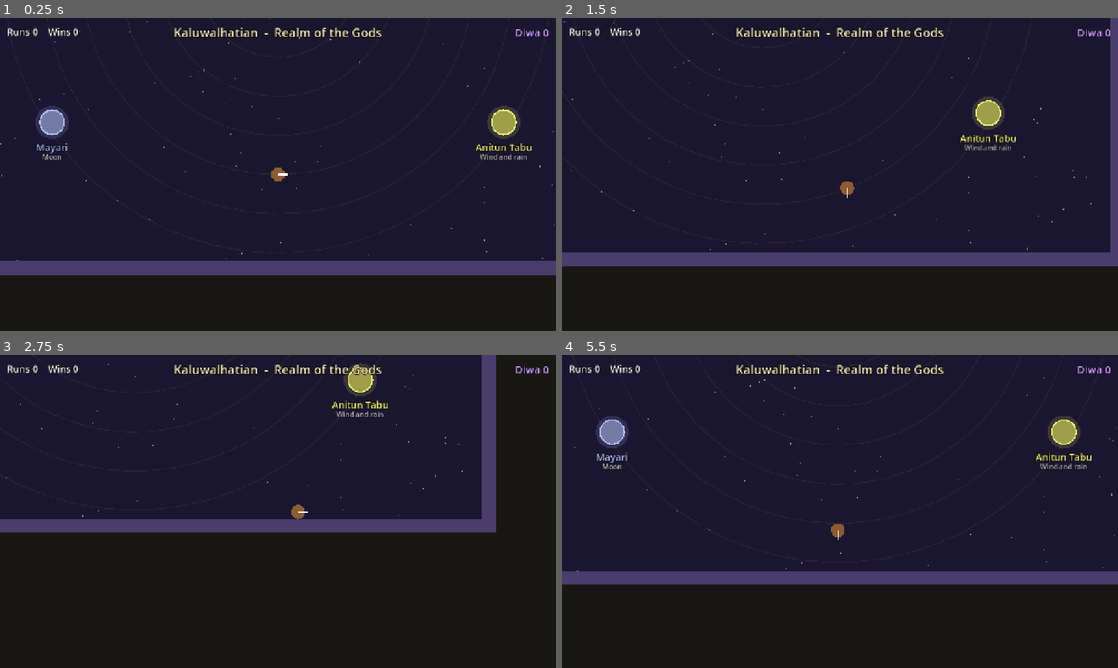
Above: before the commit, frames 1-4 (two rows, left to right).
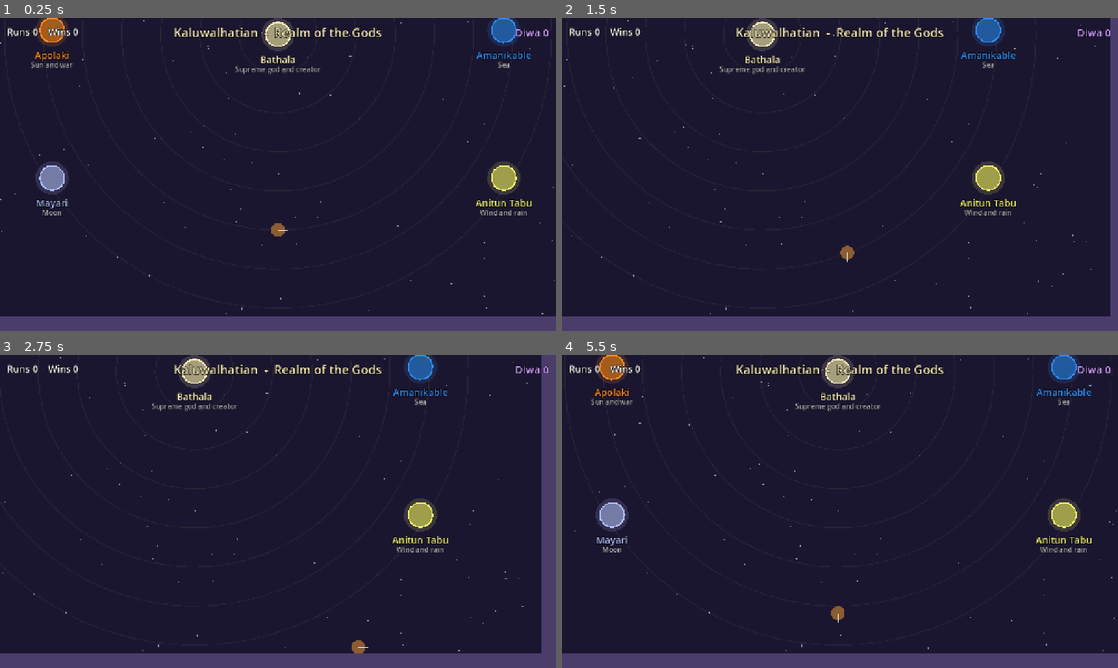
Above: after the commit, the same moments.

Repository: madridkarlbien-hub/Survey
Game: Godot game, scene res://scenes/hub/hub.tscn
The game is run twice, just before and just after one commit, with the same random seed, the same clock (stepped at 60 frames per second) and the same inputs.
Inputs:
- Up to frame 1 (0.25 s): no input
- Up to frame 2 (1.5 s): tap Enter at 0.5 s; hold D (move_right) 0.53-1.28 s; hold E (interact) 0.53-1.28 s; hold S (move_down) from 1.28 s (still down); tap 1 at 1.35 s
- Up to frame 3 (2.75 s): release S (move_down) at 2.03 s; hold D (move_right) from 2.03 s (still down); hold E (interact) from 2.03 s (still down)
- Up to frame 4 (5.5 s): release D (move_right) at 2.78 s; release E (interact) at 2.78 s; hold W (move_up) 2.78-3.53 s; tap 1 at 2.85, 4.35 s; hold E (interact) 3.53-4.28 s; hold A (move_left) 3.53-5.03 s; hold S (move_down) from 5.03 s (still down); hold E (interact) from 5.03 s (still down)

The runs differ from the first frame. In frame 1, 27% of the frame differs, in the area x 0-100%, y 0-100%; in frame 2, 28%; in frame 3, 57%; in frame 4, 36%.

Commit message:
Keep the camera inside rooms and hide the shrine prompt behind its menu
Co-Authored-By: Claude Opus 5.5 <noreply@anthropic.com>
Claude-Session: https://claude.ai/code/session_01BQk69xRFhkqo1hDLF8MWWk

Diff:
--- a/game/scenes/hub/hub.gd
+++ b/game/scenes/hub/hub.gd
@@ -29,6 +29,9 @@
 func _ready() -> void:
 	RunState.end_run()
 	_wall_rects = RoomWalls.build(self, ROOM_SIZE, WALL_THICKNESS)
+	RoomWalls.limit_camera(_player.get_node("Camera2D"), ROOM_SIZE, WALL_THICKNESS)
+	# The hub is paused while the shrine is open, so hide the prompt right away.
+	_shrine_menu.visibility_changed.connect(func() -> void: _prompt.visible = false)
 	# No fighting in the realm of the gods.
 	var shockwave := _player.get_node("Shockwave")
 	shockwave.process_mode = Node.PROCESS_MODE_DISABLED
--- a/game/scenes/rooms/arena_room.gd
+++ b/game/scenes/rooms/arena_room.gd
@@ -203,6 +203,7 @@
 
 func _build_walls() -> void:
 	_wall_rects = RoomWalls.build(self, _room_size, wall_thickness)
+	RoomWalls.limit_camera(_player.get_node("Camera2D"), _room_size, wall_thickness)
 	queue_redraw()
 
 
--- a/game/scenes/rooms/room_walls.gd
+++ b/game/scenes/rooms/room_walls.gd
@@ -23,3 +23,12 @@
 		body.add_child(collision)
 		parent.add_child(body)
 	return rects
+
+
+## Stop `camera` at the outer edge of the walls, so the void beyond never shows.
+static func limit_camera(camera: Camera2D, room_size: Vector2, thickness: float) -> void:
+	var half := room_size / 2.0 + Vector2(thickness, thickness)
+	camera.limit_left = int(-half.x)
+	camera.limit_top = int(-half.y)
+	camera.limit_right = int(half.x)
+	camera.limit_bottom = int(half.y)
--- a/game/tests/test_hub.gd
+++ b/game/tests/test_hub.gd
@@ -29,6 +29,21 @@
 	hub.get_node("Player").global_position = hub.get_node("Bathala").global_position + Vector2(0, 80)
 	await wait_frames(2)
 	check(prompt.visible, "prompt should show next to Bathala")
+
+
+func test_prompt_hides_while_shrine_is_open() -> void:
+	var hub := await start_hub()
+	hub.get_node("Player").global_position = hub.get_node("Bathala").global_position + Vector2(0, 80)
+	await wait_frames(2)
+	hub.get_node("ShrineMenu").open()
+	check(not hub.get_node("HubHUD/Prompt").visible, "prompt should hide behind the shrine menu")
+
+
+func test_camera_stays_inside_the_hub() -> void:
+	var hub := await start_hub()
+	var camera: Camera2D = hub.get_node("Player/Camera2D")
+	check_eq(camera.limit_bottom, 532, "camera stops at the bottom wall (500 + 32)")
+	check_eq(camera.limit_left, -832, "camera stops at the left wall (800 + 32)")
 
 
 func test_shrine_buys_upgrades() -> void:
